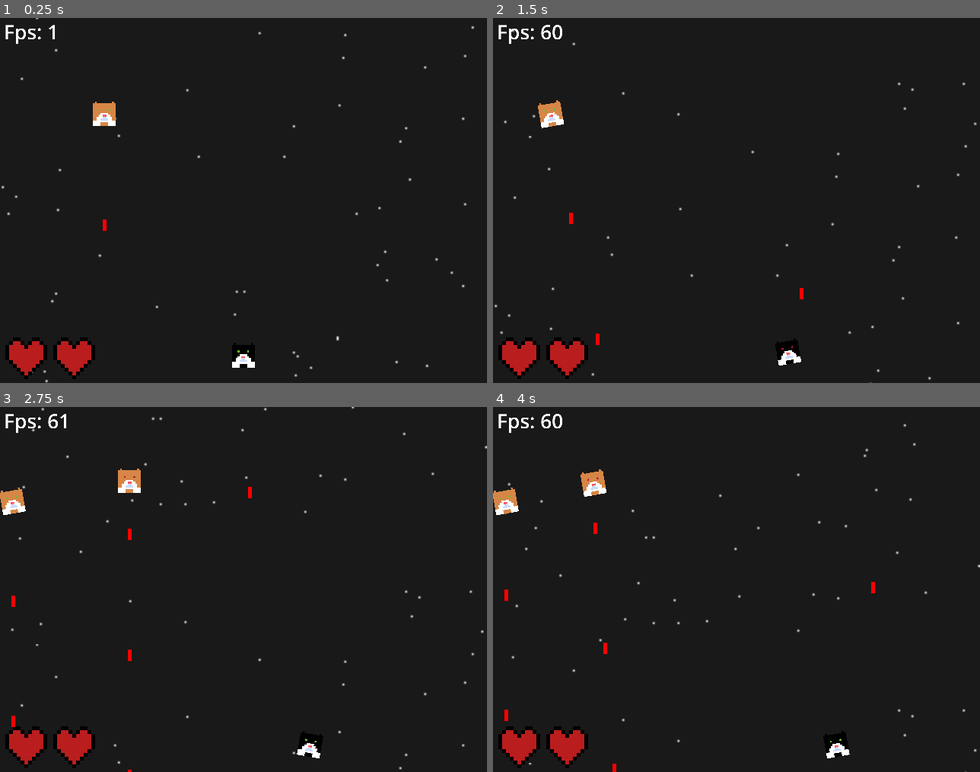
Above: before the commit, frames 1-4 (two rows, left to right).
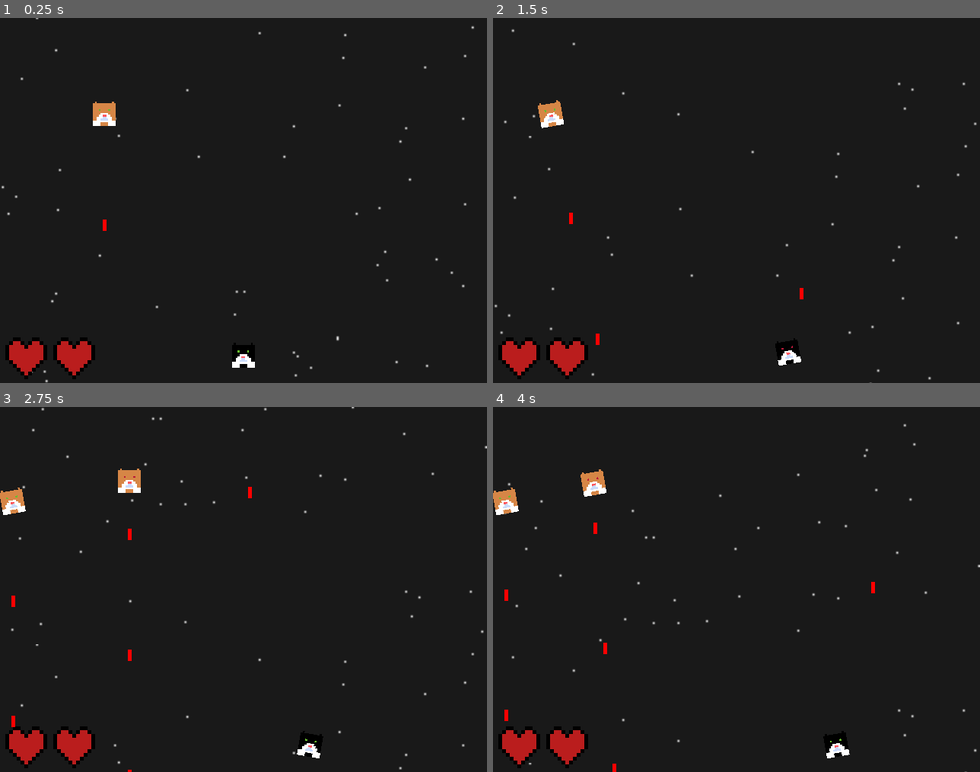
Above: after the commit, the same moments.

Repository: mrborghini/cat-game
Game: Godot game, scene res://scenes/main.tscn
Two runs of this game, one before a commit and one after it. Both use one fixed random seed, a clock stepped at 60 frames per second and the inputs below.
Inputs (mouse positions are in pixels of both pictures, inside the frame that each line leads up to):
- Up to frame 1 (0.25 s): no input
- Up to frame 2 (1.5 s): move the mouse to (561, 32) at 0.52 s; hold D (right) 0.53-1.28 s; click (561, 32) at 0.6 s; move the mouse to (639, 218) at 1.27 s; hold A (left) from 1.28 s (still down); click (639, 218) at 1.35 s
- Up to frame 3 (2.75 s): move the mouse to (292, 509) at 2.02 s; release A (left) at 2.03 s; hold D (right) from 2.03 s (still down); click (292, 509) at 2.1 s
- Up to frame 4 (4 s): move the mouse to (712, 662) at 2.77 s; click (712, 662) at 2.85 s; move the mouse to (882, 644) at 3.52 s; release D (right) at 3.53 s; hold A (left) from 3.53 s (still down); click (882, 644) at 3.6 s

The runs differ from the first frame. In frame 1, 0.1% of the frame differs, in the area x 1-12%, y 1-8%; in frame 2, 0.2%, in the area x 1-15%, y 1-8%; in frame 3, 0.2%; in frame 4, 0.2%.

Commit message:
Disabled showing fps

Diff:
--- a/scenes/main.tscn
+++ b/scenes/main.tscn
@@ -65,3 +65,4 @@
 theme_override_font_sizes/normal_font_size = 100
 text = "Fps:"
 script = ExtResource("6_frtvy")
+show_fps = false
Not shown: 2 places in scenes/enemy_cat.tscn that only renumber resources
